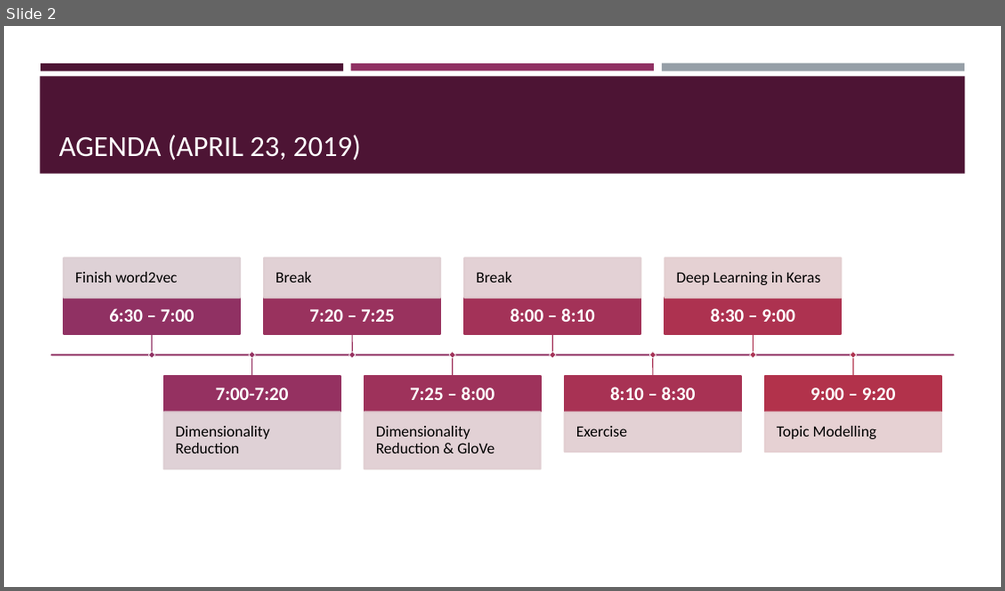
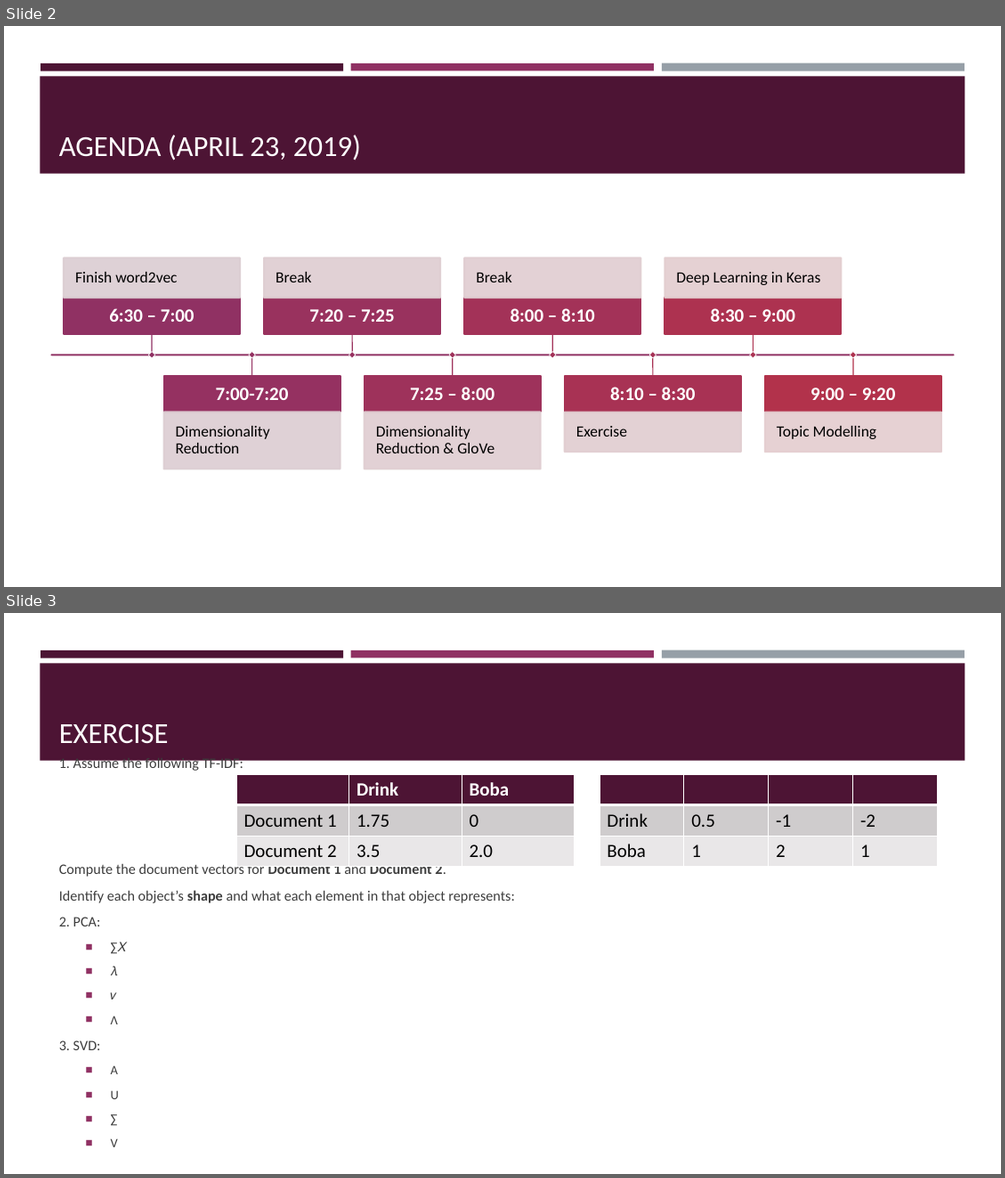
Before and after one commit to VarunDS/dso-599-text-analytics-nlp, a slide deck: week7/slides.pptx. Shown one above the other, each under a label of ours: slide 2 before the commit, slides 2 and 3 after it. The pictures are 1005x591 and 1005x1178 pixels, drawn with LibreOffice and Linux fonts; fonts in the diff are those of the drawing. Boxes give left, top, right and bottom in pixels: in the first picture for what was removed or moved away, otherwise in the second. Text is boxed around its words. In the diff, an @@ line names an element or a change of style, - is before the commit and + after.

Commit message:
slides

```diff
--- a/week7/slides.pptx
+++ b/week7/slides.pptx
@@ slide 3 added at box(4, 613, 1001, 1174), background #FFFFFF; not listed: 4 template elements that a slide beside it also shows @@
@@ title added at box(59, 723, 169, 744), 28 pt, text #FFFFFF @@
+EXERCISE
@@ text added at box(59, 756, 514, 1147), 13.9 pt, text #3D3D3D @@
+1. Assume the following TF-IDF:
+Compute the document vectors for Document 1 and Document 2.
+Identify each object’s shape and what each element in that object represents:
+2. PCA:
+  ■ ∑𝑋
+  ■ 𝜆
+  ■ 𝑣
+  ■ Λ
+3. SVD:
+  ■ A
+  ■ U
+  ■ ∑
+  ■ V
@@ table added at box(236, 774, 575, 866), 3 rows, 3 columns @@
+ | Drink | Boba
+Document 1 | 1.75 | 0
+Document 2 | 3.5 | 2.0
@@ table added at box(600, 774, 938, 866), 3 rows, 4 columns @@
+ |  |  | 
+Drink | 0.5 | -1 | -2
+Boba | 1 | 2 | 1
```
